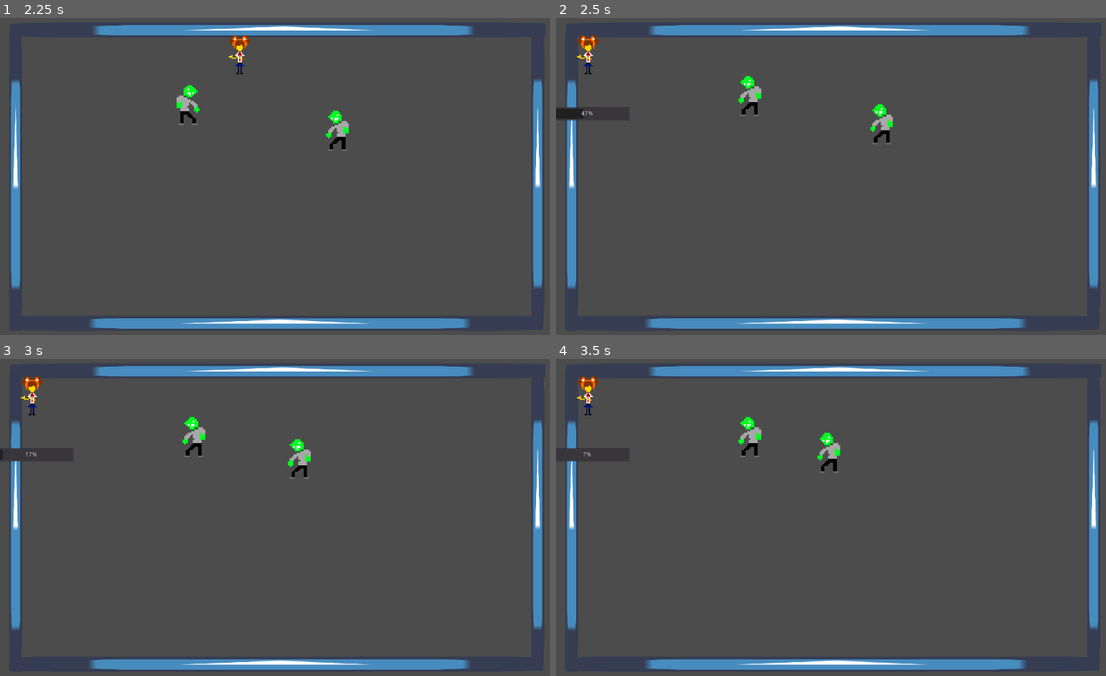
Above: before the commit, frames 1-4 (two rows, left to right).
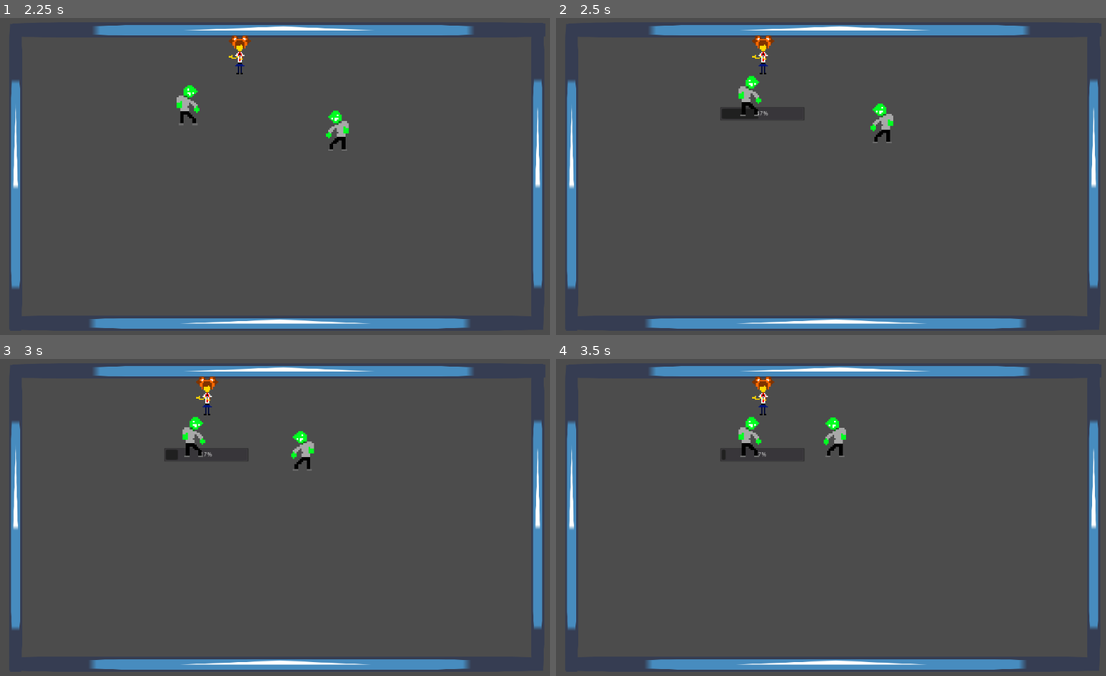
Above: after the commit, the same moments.

Repository: charalian/reporter-madness
Game: Godot game, scene res://stages/teste.tscn
Same seed, same stepped clock (60 frames per second), same inputs: the game is played once before the commit and once after it. The engine's default icon, where the game draws it, is replaced by a stand-in: a white triangle on a blue panel in a dark square.
Inputs:
- Up to frame 1 (2.25 s): tap Enter (ui_accept) at 0.5, 0.77, 1.52 s; hold Up (ui_up) 0.53-2.03 s; hold Left (ui_left) from 2.03 s (still down)
- Up to frame 2 (2.5 s): keep holding Left (ui_left)
- Up to frame 3 (3 s): keep holding Left (ui_left)
- Up to frame 4 (3.5 s): keep holding Left (ui_left); tap Enter (ui_accept) at 3.02 s

Frame 1 is identical in both runs. In frame 2, 1.2% of the frame differs, in the area x 0-62%, y 5-40%; in frame 3, 1.3%, in the area x 0-58%, y 5-38%; in frame 4, 1.3%.

Commit message:
bug fix massa do player

Diff:
--- a/src/enemy/enemy.gd
+++ b/src/enemy/enemy.gd
@@ -7,6 +7,10 @@
 
 func _init():
     speed = 100
+
+func _ready():
+    # warning-ignore:return_value_discarded
+    player.connect("death", self, "on_death")
 
 func mov_custom():
     var player_pos = player.position
--- a/src/player/player.gd
+++ b/src/player/player.gd
@@ -1,8 +1,6 @@
 extends Living
 
 signal death
-
-onready var enemies = $"../enemy"
 
 var walking_stop = false # Prevents from walking when inside a QTE
 var walking = false
@@ -16,12 +14,9 @@
 func _init():
     speed = 300
 
-func _ready():
-# warning-ignore:return_value_discarded
-    connect("death", enemies, "on_death")
-
 func mov_custom():
     walking = false
+    move = Vector2(0, 0)
 
     if !walking_stop:
         move.y = int(Input.is_action_pressed("ui_down")) - int(Input.is_action_pressed("ui_up"))
@@ -73,5 +68,4 @@
         walking_stop = true
         int_zombies += 1
         $qte.visible = true
-        $col.disabled = true
         print(int_zombies)
